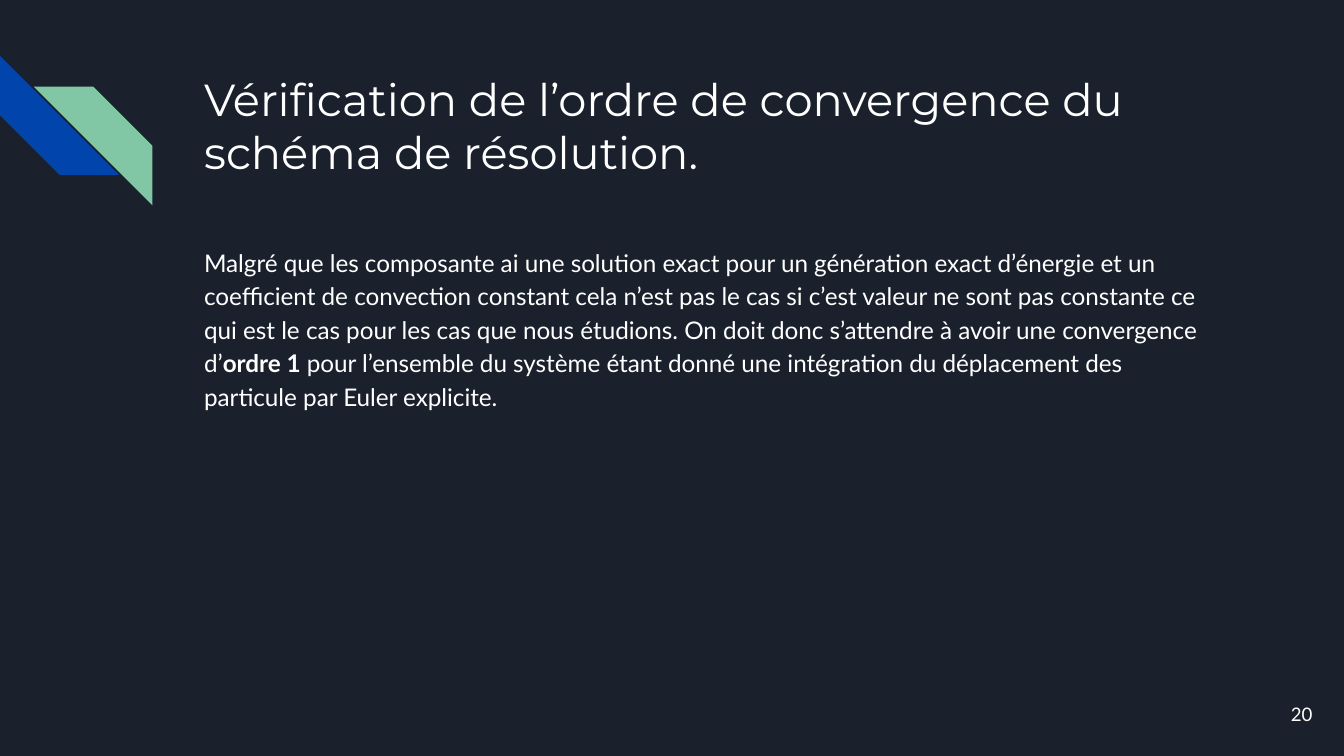
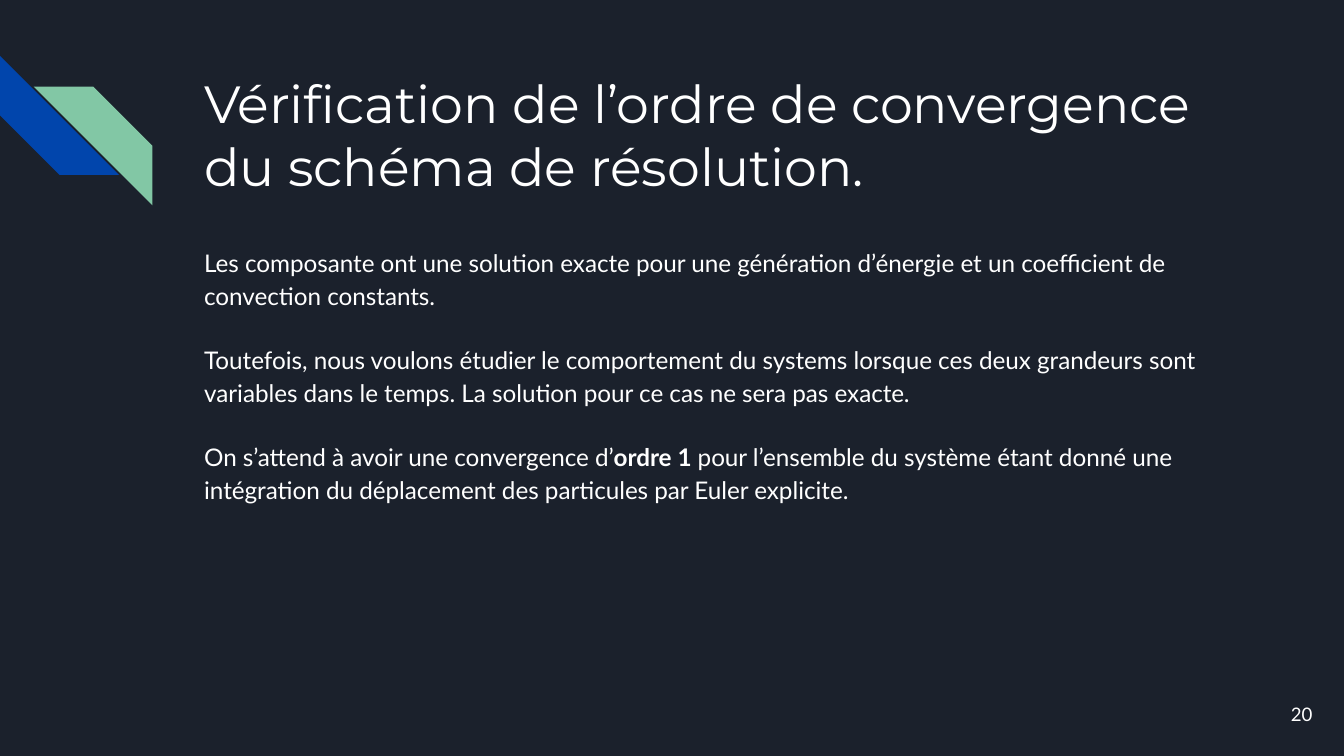
Before and after one commit to Luckabarbeau/Final_projet_mec8211, a slide deck: slide 20 of Presentation-projet-de-session.pptx. Drawn at 1344x756 pixels with LibreOffice and Linux fonts; fonts in the diff are those of the drawing. Boxes give left, top, right and bottom in pixels: in the first picture for what was removed or moved away, otherwise in the second. Text is boxed around its words. In the diff, an @@ line names an element or a change of style, - is before the commit and + after.

```diff
--- a/Presentation-projet-de-session.pptx
+++ b/Presentation-projet-de-session.pptx
@@ title "Vérification de l’ordre de convergence ..." at (x1=204, y1=84, x2=1190, y2=187): size 24 to 28 pt @@
@@ text at (x1=204, y1=253, x2=1195, y2=504): text changed @@
-Malgré que les composante ai une solution exact pour un génération exact d’énergie et un coefficient de convection constant cela n’est pas le cas si c’est valeur ne sont pas constante ce qui est le cas pour les cas que nous étudions. On doit donc s’attendre à avoir une convergence d’ordre 1 pour l’ensemble du système étant donné une intégration du déplacement des particule par Euler explicite.
+Les composante ont une solution exacte pour une génération d’énergie et un coefficient de convection constants.
+Toutefois, nous voulons étudier le comportement du systems lorsque ces deux grandeurs sont variables dans le temps. La solution pour ce cas ne sera pas exacte.
+On s’attend à avoir une convergence d’ordre 1 pour l’ensemble du système étant donné une intégration du déplacement des particules par Euler explicite.
```
Also in this commit, not shown: 13 other slides changed.
